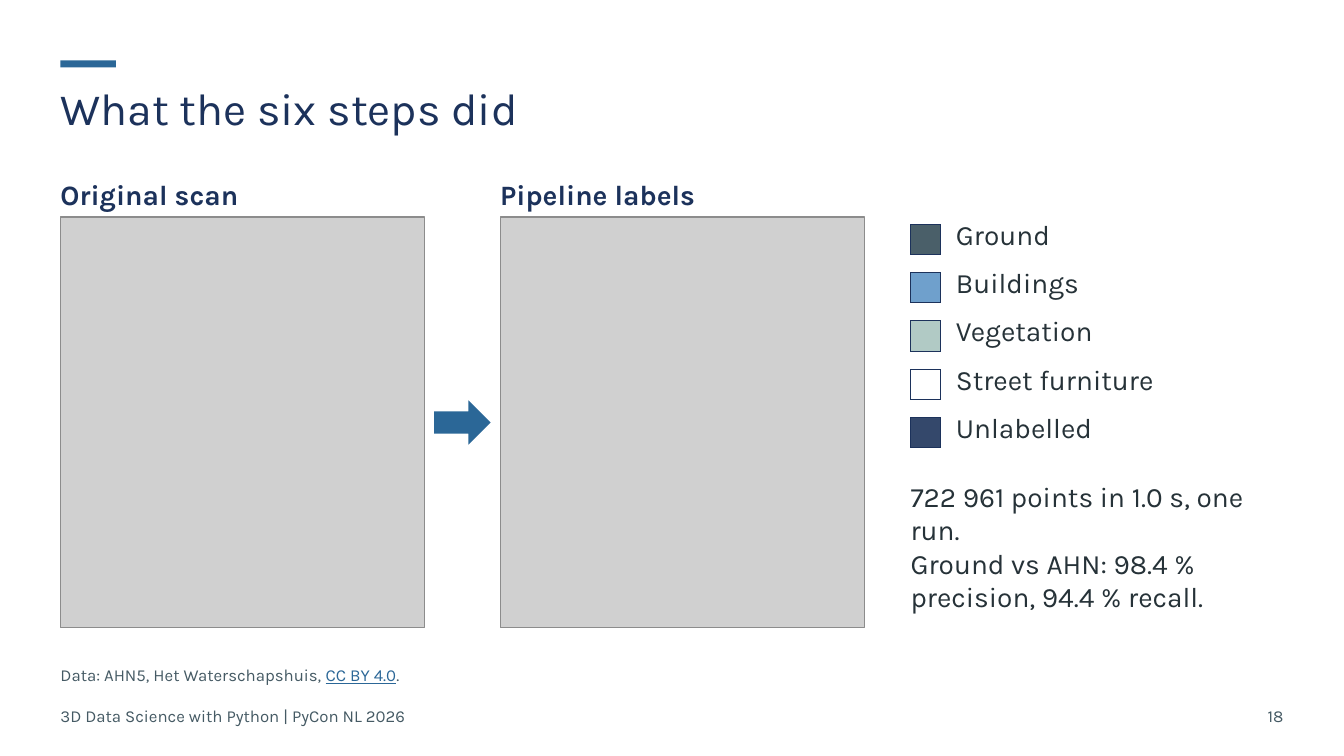
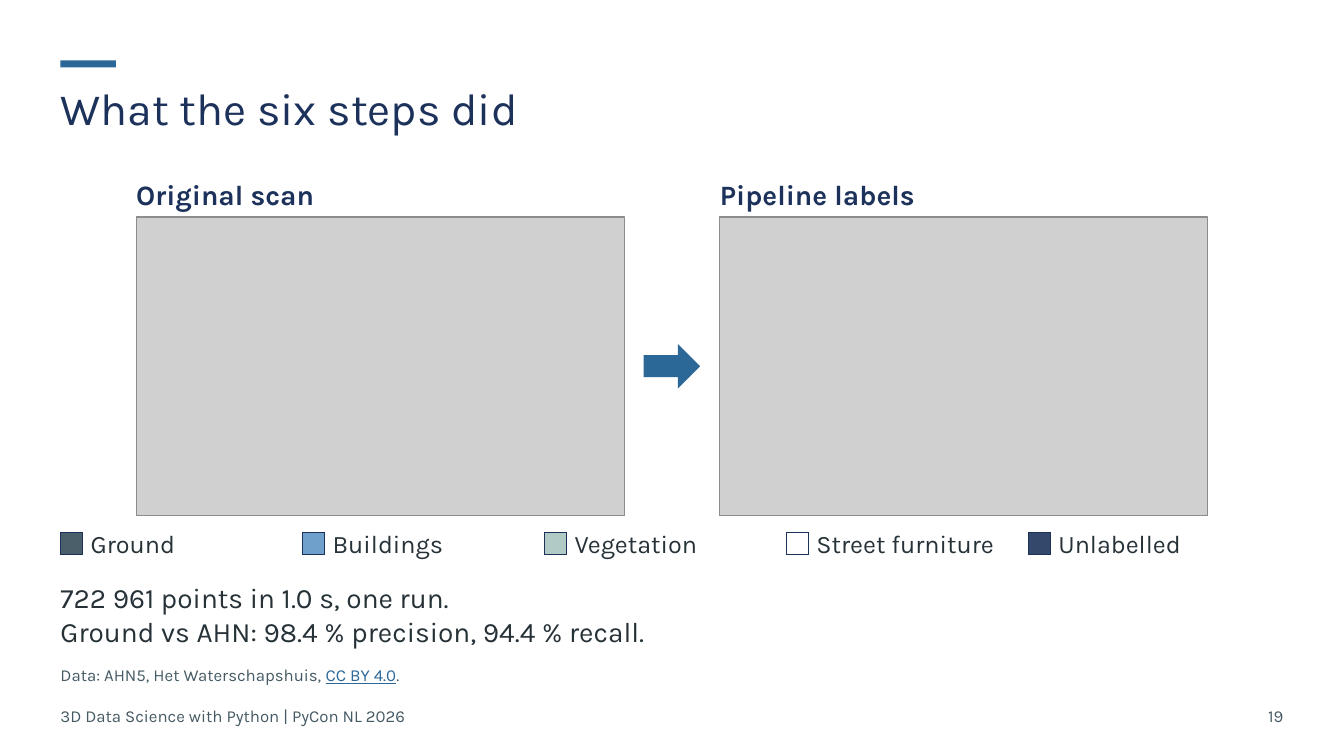
Before and after one commit to Sloppy1999/pycon-nl-2026-3d-data-science, a slide deck: slide 19 of deck/out/20261015_PyCon-NL_3D-Data-Science.pptx (slide 18 before the commit). Drawn at 1344x756 pixels with LibreOffice and Linux fonts; fonts in the diff are those of the drawing; grey boxes stand for pictures. Boxes give left, top, right and bottom in pixels: in the first picture for what was removed or moved away, otherwise in the second. Text is boxed around its words. In the diff, an @@ line names an element or a change of style, - is before the commit and + after.

```diff
--- a/deck/out/20261015_PyCon-NL_3D-Data-Science.pptx
+++ b/deck/out/20261015_PyCon-NL_3D-Data-Science.pptx
@@ text "Original scan": place and size @@
-text "Original scan" at <box>60,185,238,212</box>
+text "Original scan" at <box>136,185,314,212</box>
@@ text "Pipeline labels": place and size @@
-text "Pipeline labels" at <box>500,185,695,212</box>
+text "Pipeline labels" at <box>720,185,914,212</box>
@@ picture: place and size @@
-picture at <box>60,217,424,628</box>
+picture at <box>136,217,624,515</box>
@@ picture removed at <box>500,217,864,628</box> @@
@@ picture added at <box>720,217,1208,515</box> @@
@@ rectangle removed at <box>910,224,941,254</box> @@
@@ rectangle removed at <box>910,272,941,302</box> @@
@@ rectangle removed at <box>910,321,941,351</box> @@
@@ right arrow: place and size @@
-right arrow at <box>435,400,491,445</box>
+right arrow at <box>644,344,701,388</box>
@@ rectangle removed at <box>910,369,941,399</box> @@
@@ rectangle added at <box>60,532,83,555</box>, fill #4A5F69, outline #1C325B 0.75 pt @@
@@ text "Ground": place and size @@
-text "Ground" at <box>956,226,1050,246</box>
+text "Ground" at <box>91,536,175,554</box>
@@ rectangle added at <box>302,532,325,555</box>, fill #6FA0CC, outline #1C325B 0.75 pt @@
@@ text "Buildings": place and size @@
-text "Buildings" at <box>956,273,1079,300</box>
+text "Buildings" at <box>333,535,444,559</box>
@@ rectangle added at <box>544,532,567,555</box>, fill #B1CAC5, outline #1C325B 0.75 pt @@
@@ text "Vegetation": place and size @@
-text "Vegetation" at <box>956,321,1093,348</box>
+text "Vegetation" at <box>575,535,698,559</box>
@@ rectangle added at <box>786,532,809,555</box>, fill #FFFFFF, outline #1C325B 0.75 pt @@
@@ size 20 to 18 pt in 5 elements at <box>1058,536,1180,554</box>, <box>91,536,175,554</box>, <box>333,535,444,559</box>, <box>575,535,698,559</box>, <box>816,535,993,554</box> @@
@@ text "Street furniture": place and size @@
-text "Street furniture" at <box>956,370,1153,391</box>
+text "Street furniture" at <box>816,535,993,554</box>
@@ rectangle: place and size @@
-rectangle at <box>910,417,941,448</box>
+rectangle at <box>1028,532,1051,555</box>
@@ text "Unlabelled": place and size @@
-text "Unlabelled" at <box>956,419,1092,439</box>
+text "Unlabelled" at <box>1058,536,1180,554</box>
@@ text "722 961 points in 1.0 ..." rewrapped from <box>911,487,1244,614</box> to <box>60,588,644,649</box> @@
@@ page number at <box>1268,711,1283,722</box>: text changed @@
-18
+19
```
Also in this commit, not shown: 14 other slides changed, 1 slide added, 24 other files.
